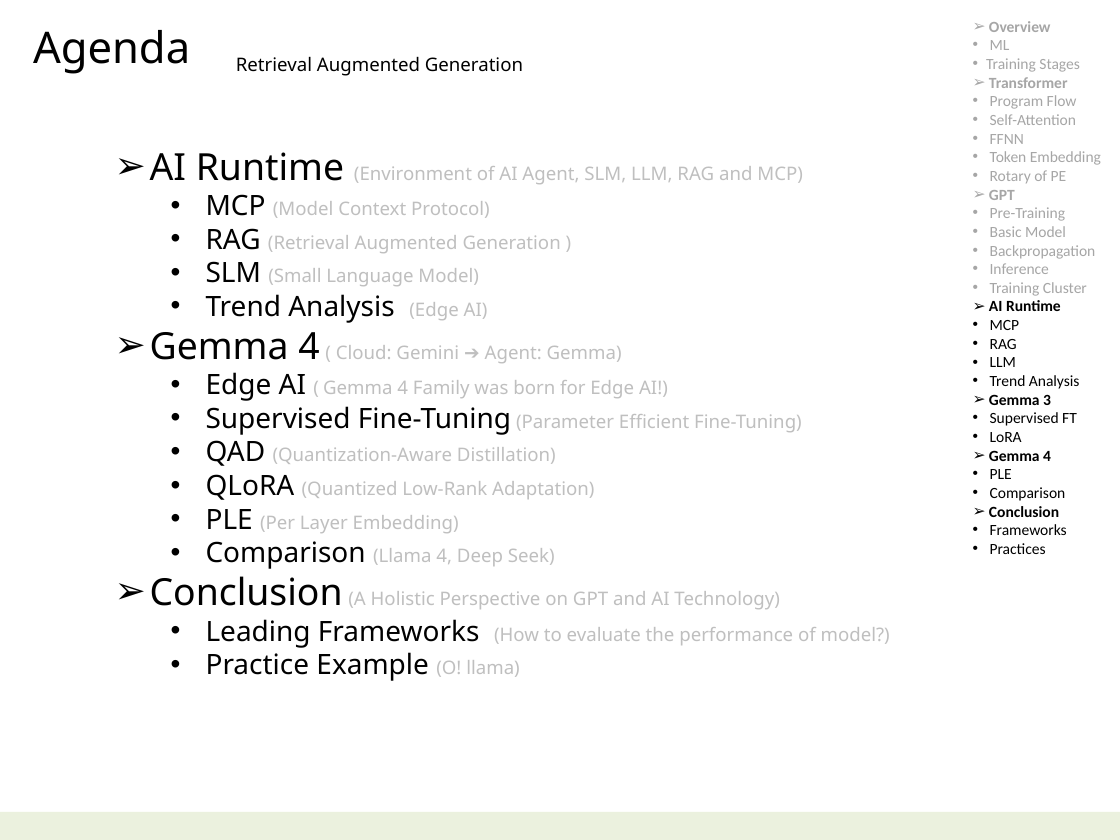
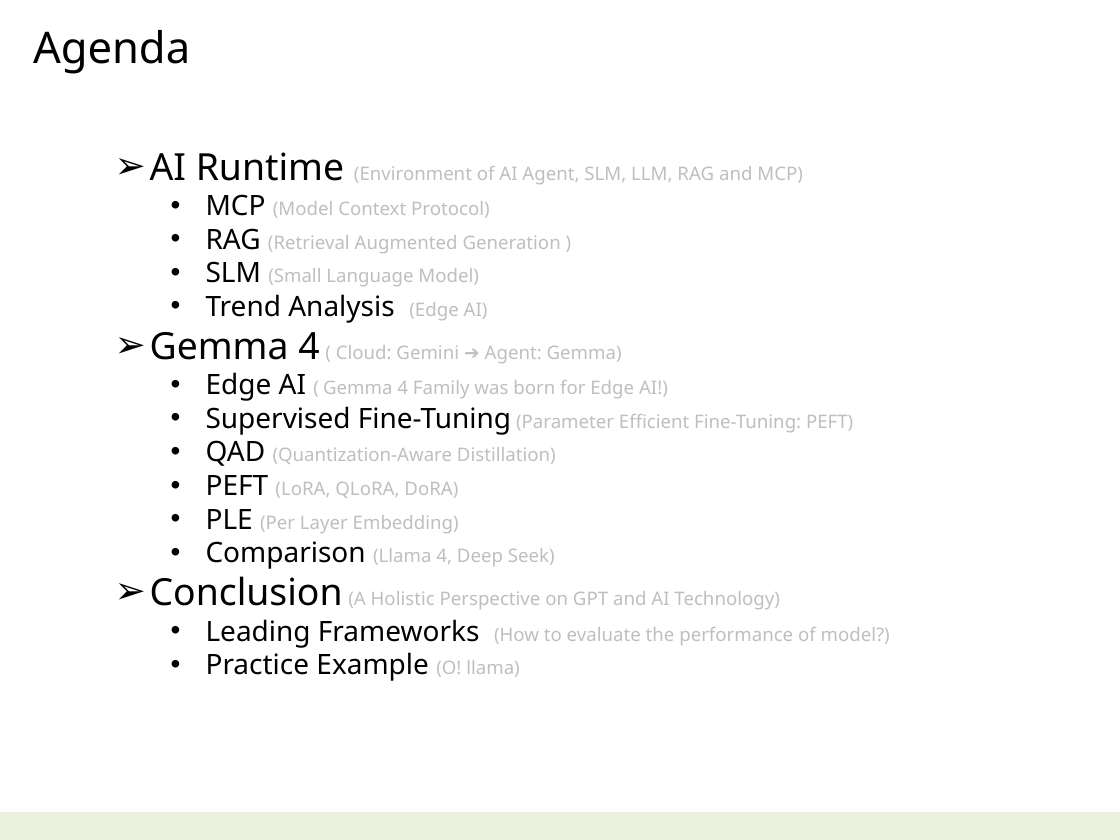
Before and after one commit to navibator/crazy-ai, a slide deck: slide 2 of ai-gemma.pptx. Drawn at 1120x840 pixels with LibreOffice and Linux fonts; fonts in the diff are those of the drawing. Boxes give left, top, right and bottom in pixels: in the first picture for what was removed or moved away, otherwise in the second. Text is boxed around its words. In the diff, an @@ line names an element or a change of style, - is before the commit and + after.

Commit message:
PEFT

```diff
--- a/ai-gemma.pptx
+++ b/ai-gemma.pptx
@@ text removed at (986,21,1101,554) @@
-➢ Overview
-      • ML
-    • Training Stages
-➢ Transformer
-    • Program Flow
-    • Self-Attention
-    • FFNN
-    • Token Embedding
-    • Rotary of PE
-➢ GPT
-    • Pre-Training
-    • Basic Model
-    • Backpropagation
-    • Inference
-    • Training Cluster
-➢ AI Runtime
-    • MCP
-    • RAG
-    • LLM
-    • Trend Analysis
-➢ Gemma 3
-    • Supervised FT
-    • LoRA
-➢ Gemma 4
-    • PLE
-    • Comparison
-➢ Conclusion
-    • Frameworks
-    • Practices
@@ text removed at (236,56,523,76) @@
-Retrieval Augmented Generation
@@ text at (206,406,853,435): text changed @@
-  • Supervised Fine-Tuning (Parameter Efficient Fine-Tuning)
+  • Supervised Fine-Tuning (Parameter Efficient Fine-Tuning: PEFT)
@@ text at (206,475,458,498): text changed @@
-  • QLoRA (Quantized Low-Rank Adaptation)
+  • PEFT (LoRA, QLoRA, DoRA)
```
Also in this commit, not shown: 4 other slides changed, 3 slides added, 4 slides removed, 1 other file.
